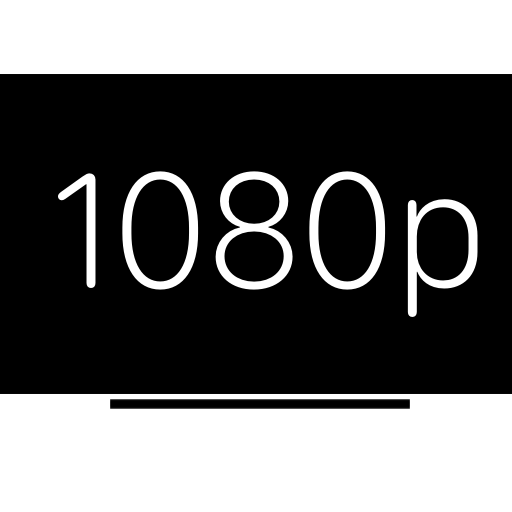
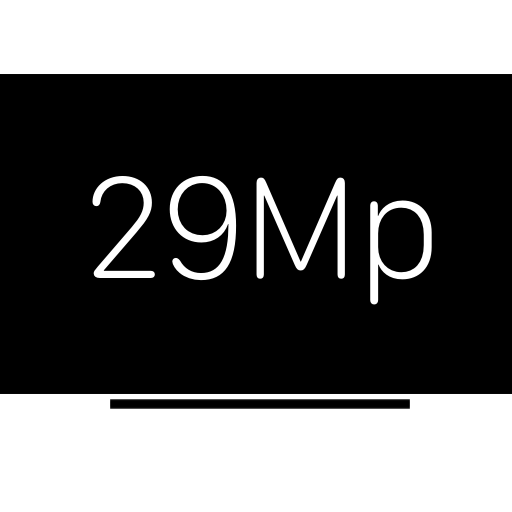
Two versions of the same layered image (512px x 512px). Layer-by-layer changes:
renamed "1080p" to "29Mp", painted on it over [58, 171, 478, 317]
